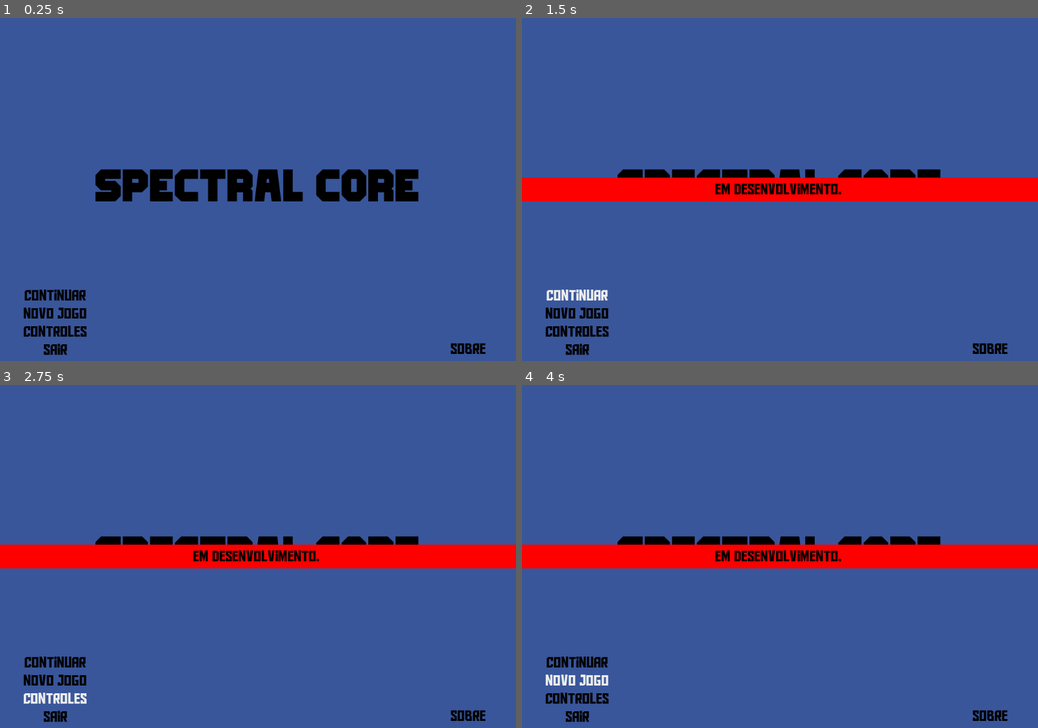
Above: before the commit, frames 1-4 (two rows, left to right).
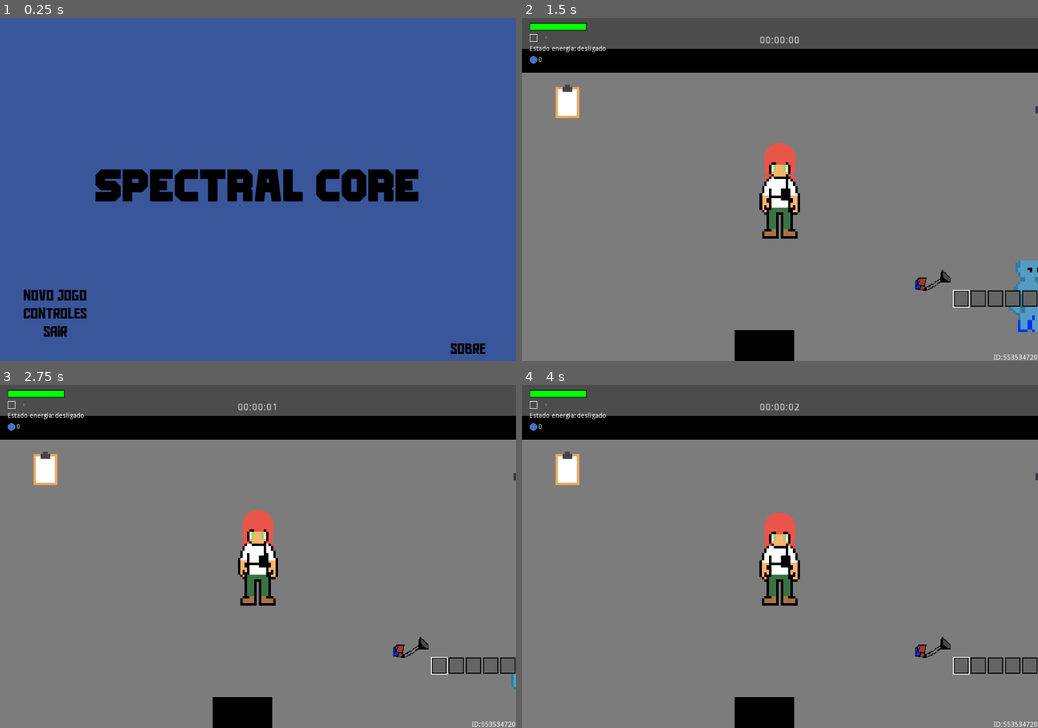
Above: after the commit, the same moments.

Repository: pauloeduardo145/Spectral-Core
Game: Godot game, scene res://Scenes/Menu.tscn
The game is run twice, just before and just after one commit, with the same random seed, the same clock (stepped at 60 frames per second) and the same inputs.
Inputs (mouse positions are in pixels of both pictures, inside the frame that each line leads up to):
- Up to frame 1 (0.25 s): no input
- Up to frame 2 (1.5 s): click "Sobre" at 0.5 s; click (578, 295) at 1.25 s, where only the run before the commit has a clickable "Continuar"
- Up to frame 3 (2.75 s): click (56, 700) at 2 s, where only the run before the commit has a clickable "Controles"
- Up to frame 4 (4 s): click (578, 679) at 2.75 s, where only the run before the commit has a clickable "Novo Jogo"; click (578, 679) at 3.5 s, where only the run before the commit has a clickable "Novo Jogo"

The runs differ from the first frame. In frame 1, 0.8% of the frame differs, in the area x 4-17%, y 79-99%; in frame 2, 100%; in frame 3, 100%; in frame 4, 100%, in the area x 0-100%, y 0-100%.
Error before the commit: Parse Error: The identifier "MissoesManager" isn't declared in the current scope. (res://Scripts/Global.gd:46)

Commit message:
feat: ajustes no gerador de teste e demais alterações

Diff:
--- /dev/null
+++ b/Scenes/Gerador_teste.tscn
@@ -0,0 +1,39 @@
+[gd_scene load_steps=3 format=2]
+
+[ext_resource path="res://Scripts/Gerador_teste.gd" type="Script" id=1]
+
+[sub_resource type="RectangleShape2D" id=1]
+
+[node name="Gerador_teste" type="Area2D"]
+script = ExtResource( 1 )
+
+[node name="CollisionShape2D" type="CollisionShape2D" parent="."]
+scale = Vector2( 1.5, 1.5 )
+shape = SubResource( 1 )
+
+[node name="Node2D" type="Node2D" parent="."]
+
+[node name="ligado" type="ColorRect" parent="Node2D"]
+anchor_left = 0.5
+anchor_top = 0.5
+anchor_right = 0.5
+anchor_bottom = 0.5
+margin_left = -10.0
+margin_top = -10.0
+margin_right = 10.0
+margin_bottom = 10.0
+color = Color( 0.258824, 1, 0, 1 )
+
+[node name="desligado" type="ColorRect" parent="Node2D"]
+anchor_left = 0.5
+anchor_top = 0.5
+anchor_right = 0.5
+anchor_bottom = 0.5
+margin_left = -10.0
+margin_top = -10.0
+margin_right = 10.0
+margin_bottom = 10.0
+color = Color( 1, 0, 0, 1 )
+
+[connection signal="body_entered" from="." to="." method="_on_Gerador_teste_body_entered"]
+[connection signal="body_exited" from="." to="." method="_on_Gerador_teste_body_exited"]
--- /dev/null
+++ b/Scenes/Interface_teste_do_gerador_teste.tscn
@@ -0,0 +1,54 @@
+[gd_scene load_steps=2 format=2]
+
+[ext_resource path="res://Scripts/Interface_teste_do_gerador_teste.gd" type="Script" id=1]
+
+[node name="Interface_teste_do_gerador_teste" type="CanvasLayer"]
+script = ExtResource( 1 )
+
+[node name="ColorRect" type="ColorRect" parent="."]
+anchor_right = 1.0
+anchor_bottom = 1.0
+margin_left = 202.0
+margin_top = 249.0
+margin_right = -772.0
+margin_bottom = -431.0
+rect_scale = Vector2( 5.95352, 5.72205 )
+color = Color( 0, 0, 0, 1 )
+
+[node name="Label" type="Label" parent="."]
+anchor_left = 0.5
+anchor_top = 0.5
+anchor_right = 0.5
+anchor_bottom = 0.5
+margin_left = -145.0
+margin_top = -7.0
+margin_right = 145.0
+margin_bottom = 7.0
+align = 1
+valign = 1
+clip_text = true
+
+[node name="Label2" type="Label" parent="."]
+anchor_left = 0.5
+anchor_top = 0.5
+anchor_right = 0.5
+anchor_bottom = 0.5
+margin_left = -115.5
+margin_top = 32.0
+margin_right = 115.5
+margin_bottom = 46.0
+
+[node name="fechar" type="Button" parent="."]
+margin_left = 645.0
+margin_top = 424.0
+margin_right = 723.0
+margin_bottom = 444.0
+
+[node name="consertar" type="Button" parent="."]
+margin_left = 316.0
+margin_top = 424.0
+margin_right = 392.0
+margin_bottom = 444.0
+
+[connection signal="pressed" from="fechar" to="." method="_on_fechar_pressed"]
+[connection signal="pressed" from="consertar" to="." method="_on_consertar_pressed"]
--- a/Scenes/Main.tscn
+++ b/Scenes/Main.tscn
@@ -14,21 +14,23 @@
 [ext_resource path="res://Assets/Ferramentas/Chave de fenda.png" type="Texture" id=12]
 [ext_resource path="res://Assets/PranchetaSprite.png" type="Texture" id=13]
 [ext_resource path="res://Scripts/PranchetaSprite.gd" type="Script" id=14]
+[ext_resource path="res://Scenes/Gerador_teste.tscn" type="PackedScene" id=15]
+[ext_resource path="res://Scenes/Craftador_teste.tscn" type="PackedScene" id=16]
 
 [sub_resource type="RectangleShape2D" id=6]
-extents = Vector2( 20, 14.5 )
+extents = Vector2( 25.5, 14.5 )
 
 [sub_resource type="RectangleShape2D" id=1]
 extents = Vector2( 14.521, 16.2862 )
 
 [sub_resource type="RectangleShape2D" id=8]
-extents = Vector2( 19.0419, 17.5725 )
+extents = Vector2( 19.0419, 25.0725 )
 
 [sub_resource type="RectangleShape2D" id=7]
-extents = Vector2( 19.0419, 19.0725 )
+extents = Vector2( 25.021, 17 )
 
 [sub_resource type="RectangleShape2D" id=9]
-extents = Vector2( 19.0419, 17.0726 )
+extents = Vector2( 19.0419, 24.5726 )
 
 [sub_resource type="RectangleShape2D" id=2]
 extents = Vector2( 160, 160 )
@@ -217,7 +219,7 @@
 color = Color( 0, 0, 0, 1 )
 
 [node name="CollisionShape2D" type="CollisionShape2D" parent="Salas/SalaCentro/centro_sala/Painel1"]
-position = Vector2( -36, -0.5 )
+position = Vector2( -41.5, -0.5 )
 shape = SubResource( 6 )
 
 [node name="Painel2" type="Area2D" parent="Salas/SalaCentro/centro_sala"]
@@ -236,7 +238,7 @@
 color = Color( 0, 0, 0, 1 )
 
 [node name="collision" type="CollisionShape2D" parent="Salas/SalaCentro/centro_sala/Painel2"]
-position = Vector2( 1, -34.4275 )
+position = Vector2( 1, -41.9275 )
 shape = SubResource( 8 )
 
 [node name="Painel3" type="Area2D" parent="Salas/SalaCentro/centro_sala"]
@@ -255,7 +257,7 @@
 color = Color( 0, 0, 0, 1 )
 
 [node name="collision" type="CollisionShape2D" parent="Salas/SalaCentro/centro_sala/Painel3"]
-position = Vector2( 34, 0 )
+position = Vector2( 40.9791, 0 )
 shape = SubResource( 7 )
 
 [node name="Painel4" type="Area2D" parent="Salas/SalaCentro/centro_sala"]
@@ -275,7 +277,7 @@
 color = Color( 0, 0, 0, 1 )
 
 [node name="collision" type="CollisionShape2D" parent="Salas/SalaCentro/centro_sala/Painel4"]
-position = Vector2( 1, 33.9275 )
+position = Vector2( 1, 41.4275 )
 shape = SubResource( 9 )
 
 [node name="SalaSul" parent="Salas" instance=ExtResource( 11 )]
@@ -330,7 +332,7 @@
 nome_sala = "sala_norte"
 
 [node name="colison" type="CollisionShape2D" parent="Area_spawn_salas/sala_norte"]
-position = Vector2( 516, -17 )
+position = Vector2( 517, -20 )
 shape = SubResource( 2 )
 disabled = true
 
@@ -369,7 +371,7 @@
 disabled = true
 
 [node name="Prancheta" type="Area2D" parent="."]
-position = Vector2( 521, 278 )
+position = Vector2( 472, 234 )
 script = ExtResource( 14 )
 
 [node name="Sprite" type="Sprite" parent="Prancheta"]
@@ -417,6 +419,12 @@
 
 [node name="CollisionShape2D" type="CollisionShape2D" parent="Itens/Chave Universal"]
 shape = SubResource( 3 )
+
+[node name="Gerador_teste" parent="." instance=ExtResource( 15 )]
+position = Vector2( 459, 478 )
+
+[node name="Craftador_teste" parent="." instance=ExtResource( 16 )]
+position = Vector2( 684, 236 )
 
 [connection signal="body_entered" from="Salas/SalaLeste/centro_sala/Painel1les" to="." method="_on_Painel1_body_entered"]
 [connection signal="body_exited" from="Salas/SalaLeste/centro_sala/Painel1les" to="." method="_on_Painel1_body_exited"]
--- a/Scenes/Prancheta.tscn
+++ b/Scenes/Prancheta.tscn
@@ -60,7 +60,6 @@
 margin_bottom = 24.0
 custom_colors/font_color = Color( 0, 0, 0, 1 )
 custom_fonts/font = SubResource( 1 )
-text = "Primeiro"
 
 [node name="VBoxContainer_TarefasPrincipais" type="VBoxContainer" parent="Control/VBoxContainer"]
 margin_top = 28.0
@@ -79,7 +78,6 @@
 margin_bottom = 83.0
 custom_colors/font_color = Color( 0, 0, 0, 1 )
 custom_fonts/font = SubResource( 2 )
-text = "Segundo"
 
 [node name="VBoxContainer_TarefasSecundarias" type="VBoxContainer" parent="Control/VBoxContainer"]
 margin_top = 87.0
--- a/Scripts/Essencia.gd
+++ b/Scripts/Essencia.gd
@@ -20,6 +20,7 @@
 
 	if global_position.distance_to(player.global_position) < 12:
 		Global.essencia_fantasma += 1
+		MissoesManager.registrar("pegar", "essencia")
 		queue_free()
 
 
--- /dev/null
+++ b/Scripts/Gerador_teste.gd
@@ -0,0 +1,16 @@
+extends Area2D
+
+var cena = load("res://Scenes/Interface_teste_do_gerador_teste.tscn")
+var interface = cena.instance()
+
+func _ready():
+	get_tree().current_scene.call_deferred("add_child",interface)
+	interface.visible = false
+
+func _on_Gerador_teste_body_entered(body:Node):
+	if body.name == "Player":
+		interface.visible = true
+
+func _on_Gerador_teste_body_exited(body:Node):
+	if body.name == "Player":
+		interface.visible = false
--- /dev/null
+++ b/Scripts/Interface_teste_do_gerador_teste.gd
@@ -0,0 +1,19 @@
+extends CanvasLayer
+
+onready var label = $Label
+onready var label2 = $Label2
+
+func _ready():
+	label.text = "O gerador está estragado"
+
+func _on_consertar_pressed():
+	if InventarioManager.slots[InventarioManager.slot_selecionado] == "Chave de fenda":
+		label.text = "O gerador foi consertado\n\nA energia voltou"
+		label2.text = ""
+		MissoesManager.registrar("consertar", "gerador_teste")
+	else:
+		label2.add_color_override("font_color", Color.red)
+		label2.text = "Você precisa de uma chave de fenda"
+
+func _on_fechar_pressed():
+	visible = not visible
--- a/project.godot
+++ b/project.godot
@@ -22,6 +22,7 @@
 InventarioManager="*res://Scripts/InventarioManager.gd"
 vida_script="*res://Scripts/vida_script.gd"
 Hud="*res://Scenes/HUD.tscn"
+MissoesManager="*res://Scripts/MissoesManager.gd"
 
 [display]
 
Binary file added: Assets/crafter.png
Not shown, added: Assets/crafter.png.import
Not shown: 1 places in Scenes/Main.tscn that only renumber resources
